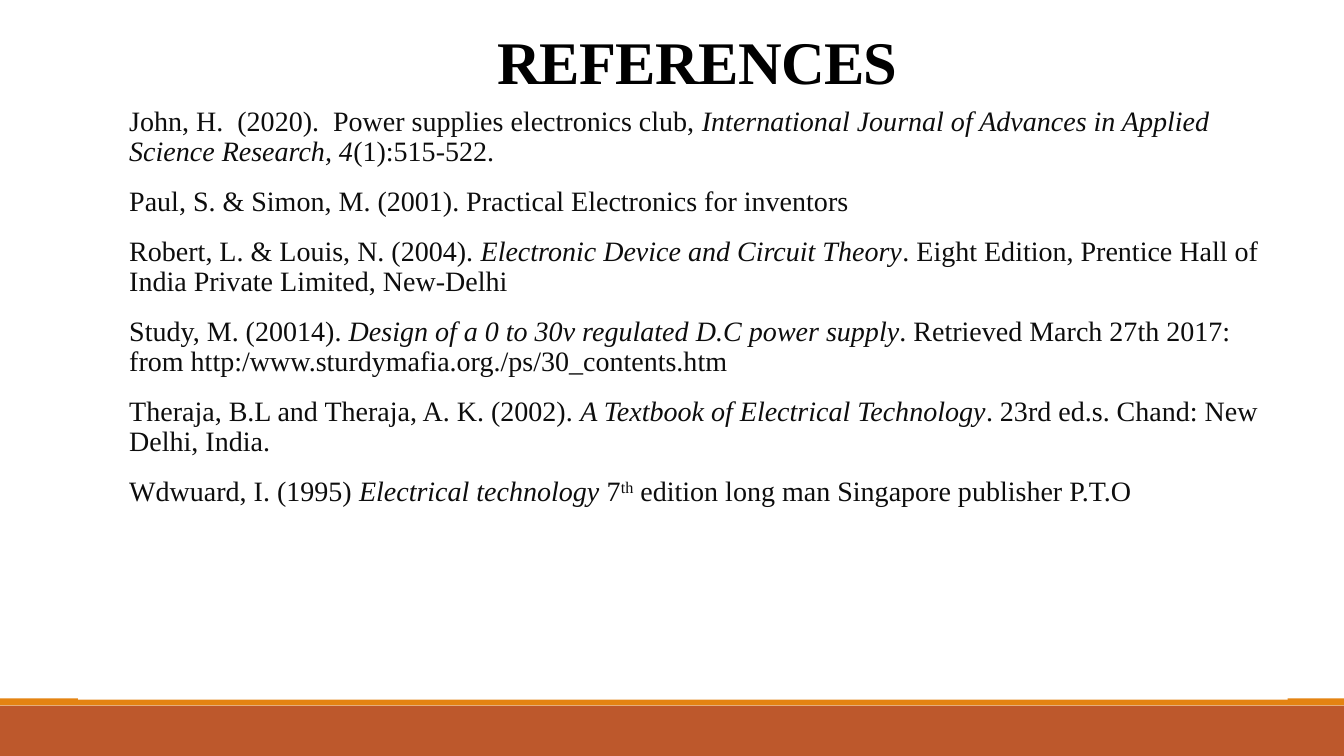
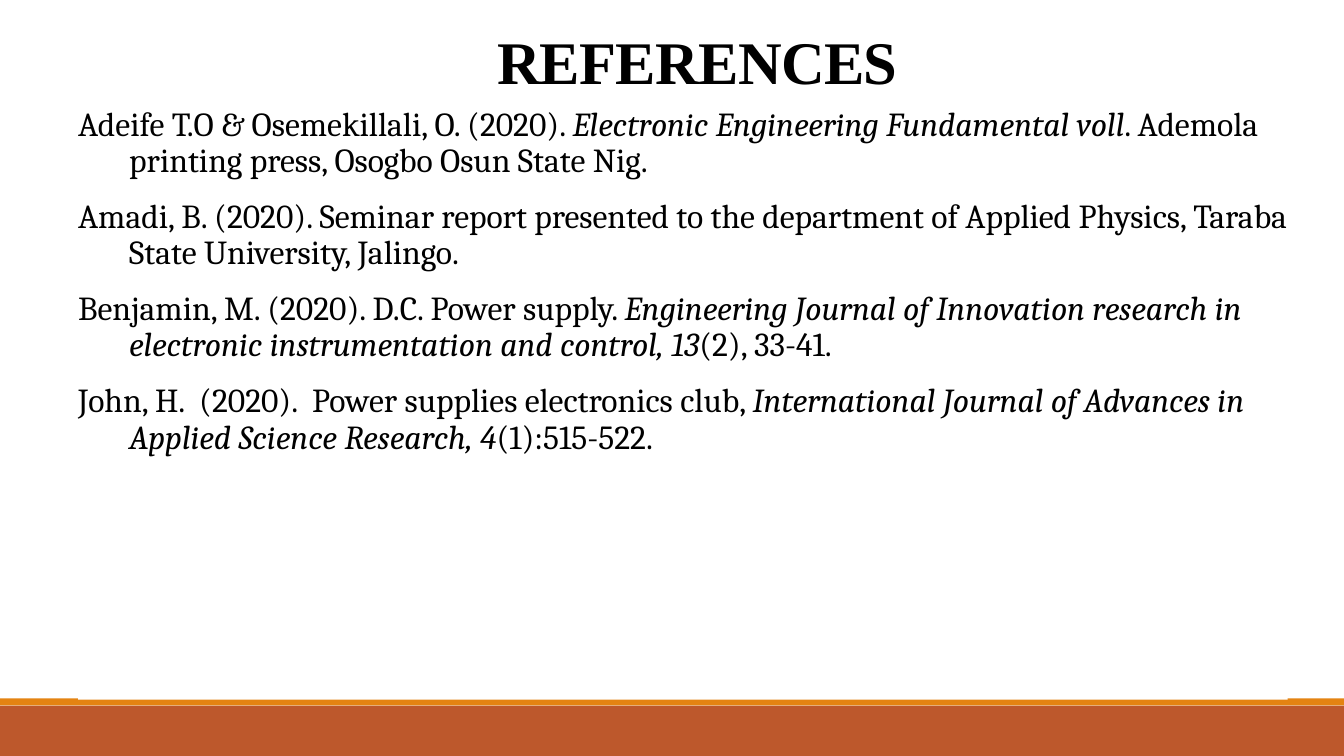
Before and after one commit to Akamshu/documents, a slide deck: slide 10 of PROJECT 2023/JUNKS/EE POWER POINT.pptx (slide 7 before the commit). Drawn at 1344x756 pixels with LibreOffice and Linux fonts; fonts in the diff are those of the drawing. Boxes give left, top, right and bottom in pixels: in the first picture for what was removed or moved away, otherwise in the second. Text is boxed around its words. In the diff, an @@ line names an element or a change of style, - is before the commit and + after.

```diff
--- a/PROJECT 2023/JUNKS/EE POWER POINT.pptx
+++ b/PROJECT 2023/JUNKS/EE POWER POINT.pptx
@@ text at <box>78,112,1287,361</box>: paragraphs added @@
+Adeife T.O & Osemekillali, O. (2020). Electronic Engineering Fundamental voll. Ademola printing press, Osogbo Osun State Nig.
+Amadi, B. (2020). Seminar report presented to the department of Applied Physics, Taraba State University, Jalingo.
+Benjamin, M. (2020). D.C. Power supply. Engineering Journal of Innovation research in electronic instrumentation and control, 13(2), 33-41.
@@ text at <box>129,191,1258,507</box>: paragraphs removed @@
-  Paul, S. & Simon, M. (2001). Practical Electronics for inventors
-  Robert, L. & Louis, N. (2004). Electronic Device and Circuit Theory. Eight Edition, Prentice Hall of India Private Limited, New-Delhi
-  Study, M. (20014). Design of a 0 to 30v regulated D.C power supply. Retrieved March 27th 2017: from http:/www.sturdymafia.org./ps/30_contents.htm
-  Theraja, B.L and Theraja, A. K. (2002). A Textbook of Electrical Technology. 23rd ed.s. Chand: New Delhi, India.
-  Wdwuard, I. (1995) Electrical technology 7th edition long man Singapore publisher P.T.O
@@ text at <box>78,388,1244,457</box>: size 20 to 24 pt, font Times New Roman to Cambria, text colour #0D0D0D to #000000 in "John, H. (2020). Power supplies electronics club, ..."; bullet   to none @@
```
Also in this commit, not shown: 4 other slides changed, 3 slides added, 37 other files.
